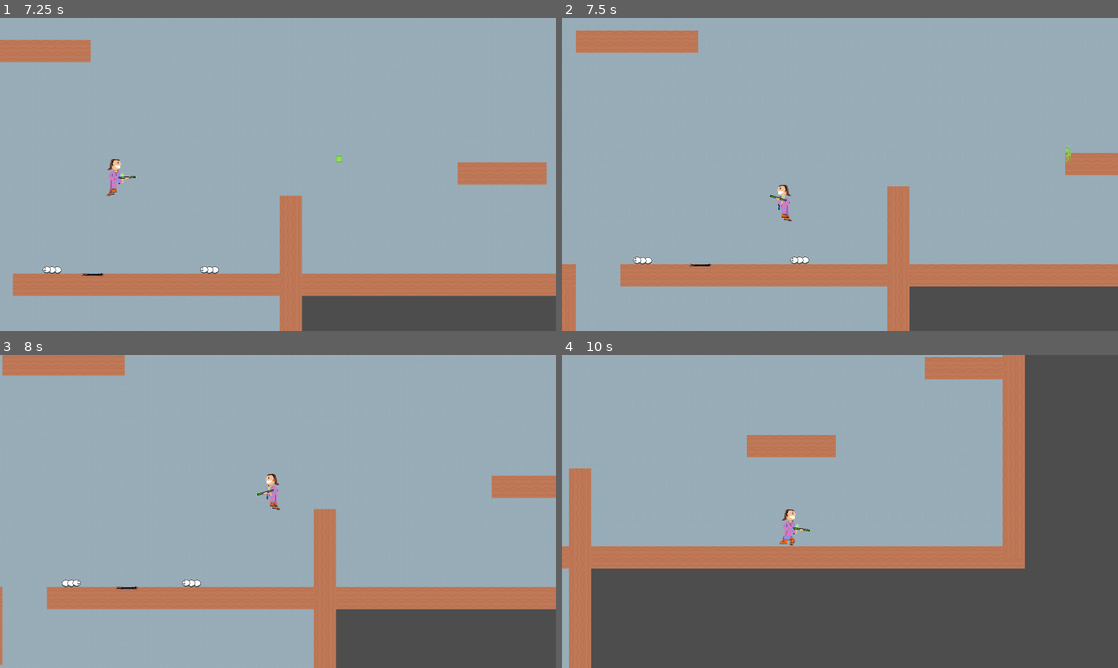
Above: before the commit, frames 1-4 (two rows, left to right).
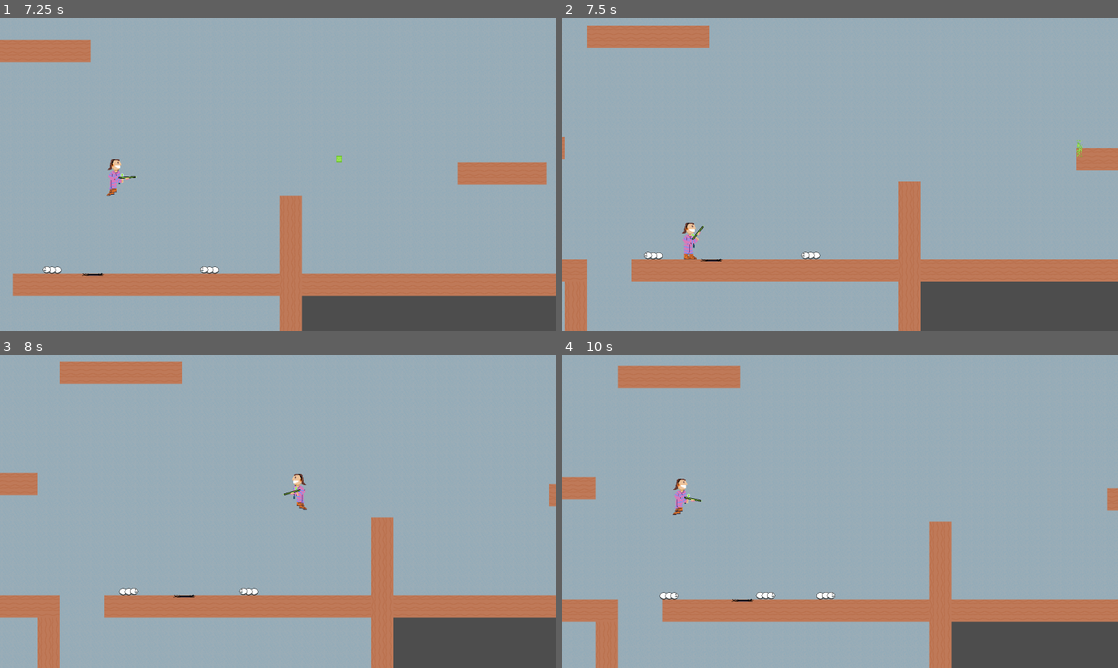
Above: after the commit, the same moments.

Repository: deruitda/ludum-dare-56
Game: Godot game, scene res://scenes/levels/termite_extermination_andrew_2.tscn
Two runs of this game, one before a commit and one after it. Both use one fixed random seed, a clock stepped at 60 frames per second and the inputs below. Sound files missing from this copy of the repository are replaced by a short silence.
Inputs (mouse positions are in pixels of both pictures, inside the frame that each line leads up to):
- Up to frame 1 (7.25 s): move the mouse to (400, 158) at 0.52 s; hold D (move_right) 0.53-2.03 s; tap Shift (dash) at 0.6, 1.35, 2.3, 2.85, 3.6, 4.55, 5.1, 5.85, 6.8 s; tap Space (jump) at 0.77, 1.07, 1.52, 1.82, 3.02, 3.32, 3.77, 4.07, 4.52, 4.82, 6.02, 6.32, 6.77, 7.07 s; move the mouse to (166, 190) at 1.27 s; move the mouse to (333, 105) at 2.02 s; press the mouse at (333, 105) at 2.03 s; hold A (move_left) 2.03-2.78 s; move the mouse to (250, 237) at 2.77 s; release the mouse at (250, 237) at 2.78 s; hold D (move_right) 2.78-4.28 s; move the mouse to (444, 221) at 3.52 s; move the mouse to (111, 127) at 4.27 s; hold A (move_left) 4.28-5.03 s; click (111, 127) at 4.35 s; move the mouse to (305, 174) at 5.02 s; hold D (move_right) 5.03-5.78 s; move the mouse to (194, 96) at 5.77 s; hold A (move_left) from 5.78 s (still down); move the mouse to (400, 158) at 6.52 s; press the mouse at (400, 158) at 6.53 s
- Up to frame 2 (7.5 s): move the mouse to (728, 190) at 7.27 s; release A (move_left) at 7.28 s; release the mouse at (728, 190) at 7.28 s; hold D (move_right) from 7.28 s (still down); tap Shift (dash) at 7.35 s
- Up to frame 3 (8 s): keep holding D (move_right); tap Space (jump) at 7.52, 7.82 s
- Up to frame 4 (10 s): move the mouse to (895, 442) at 8.02 s; tap Shift (dash) at 8.1, 9.05, 9.6 s; move the mouse to (812, 574) at 8.77 s; click (812, 574) at 8.85 s; tap Space (jump) at 9.02, 9.32, 9.77 s; move the mouse to (1006, 558) at 9.52 s; release D (move_right) at 9.53 s; hold A (move_left) from 9.53 s (still down)

Frame 1 is identical in both runs. In frame 2, 6.9% of the frame differs, in the area x 0-100%, y 2-100%; in frame 3, 15%; in frame 4, 52%, in the area x 0-100%, y 0-100%.

Commit message:
dash cool down

Diff:
--- a/scenes/player/player.gd
+++ b/scenes/player/player.gd
@@ -13,7 +13,7 @@
 @onready var is_floor_jumping: bool = false
 @onready var is_wall_jumping: bool = false
 @onready var is_wall_sliding: bool = false
-@onready var is_dashing: bool = false
+@onready var dash_is_cooling_down: bool = false
 
 #states
 @onready var is_running = false
@@ -46,7 +46,7 @@
 
 	direction_input = Input.get_axis("move_left", "move_right")
 	var dash_input = Input.is_action_just_pressed("dash")
-	if dash_input:
+	if dash_input and not dash_is_cooling_down:
 		var dash_direction_input = direction_input
 		if dash_direction_input == 0:
 			dash_direction_input = velocity.x
@@ -55,6 +55,7 @@
 			var dash_direction = Vector2(dash_direction_input, 0).normalized()
 
 			dash_component.start_dash(dash_direction)
+			dash_is_cooling_down = true
 
 	gun_pivot.rotate_toward_position(get_global_mouse_position())
 	if Input.is_action_pressed("shoot"):
@@ -147,7 +148,8 @@
 	else:
 		is_idle = false
 
-
+	if not is_in_air and not dash_component.is_dashing:
+		dash_is_cooling_down = false
 
 func handle_lower_body_sprite_animation()->void:
 	if is_running and lower_body_sprite.animation != "running":
